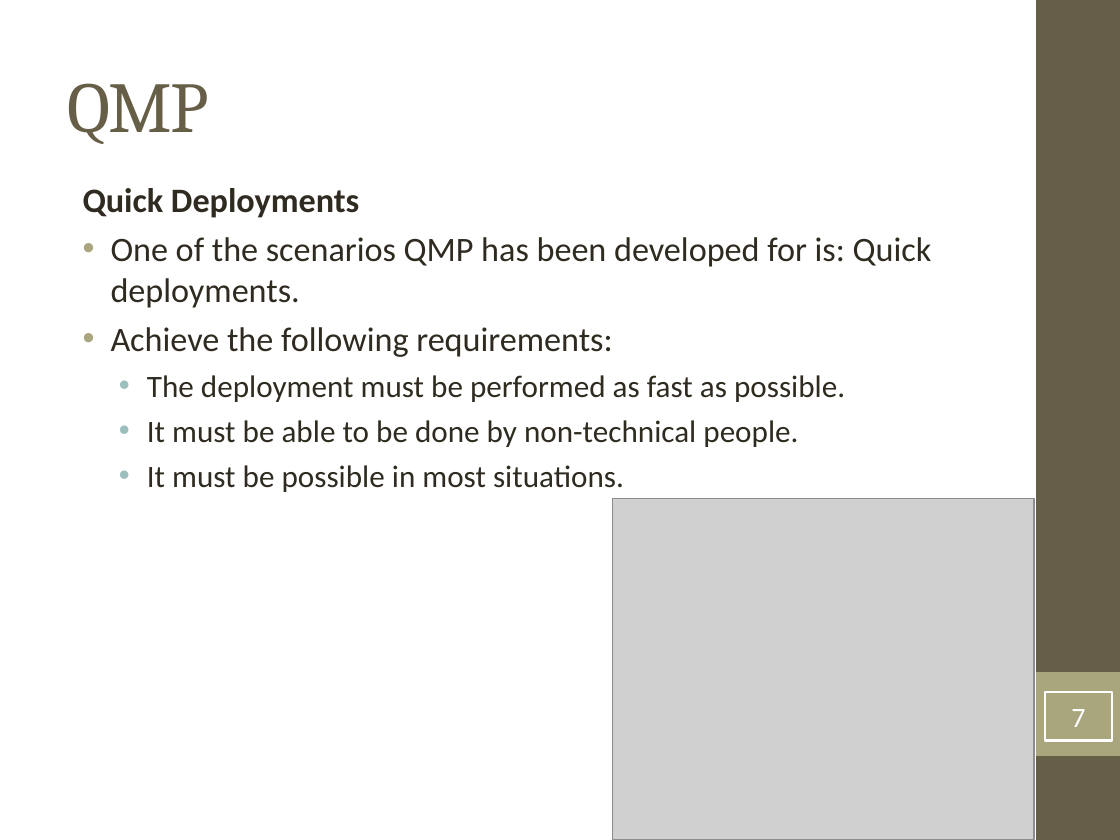
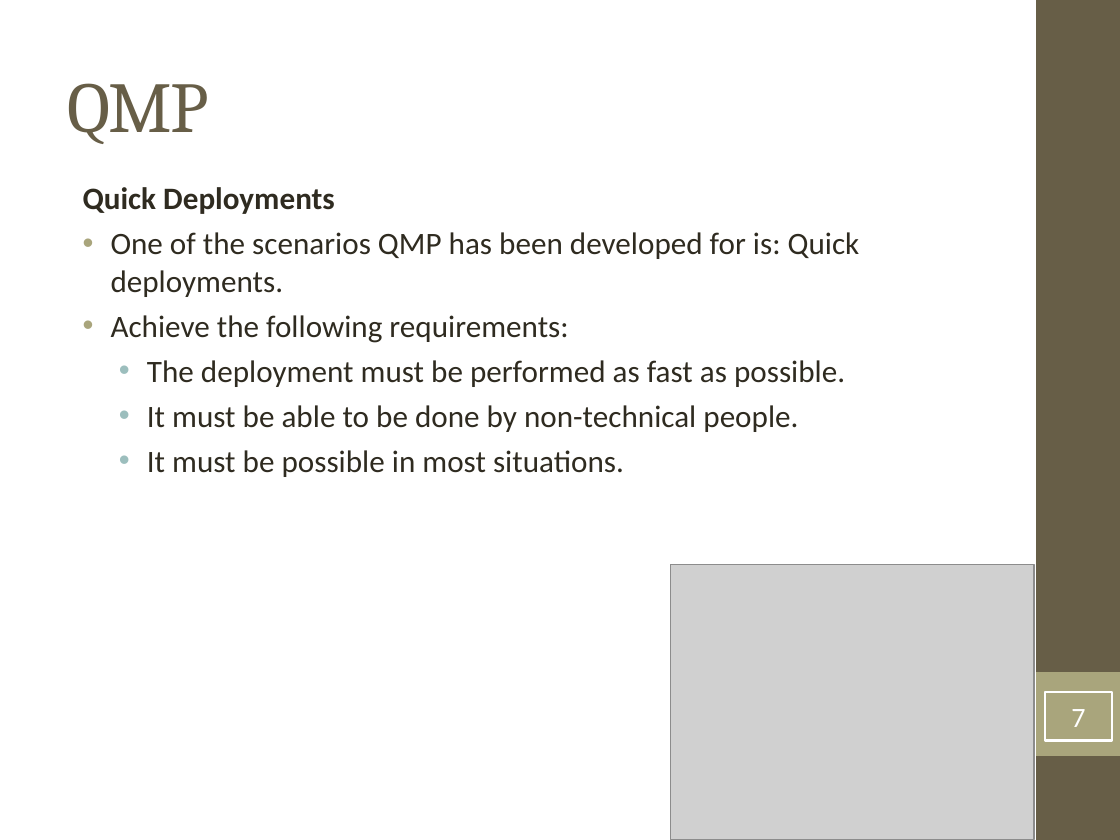
Before and after one commit to ferry91/MobileNode-TFG, a slide deck: slide 7 of Presentation-demo/MN_QMP_Demo.odp. Drawn at 1120x840 pixels with LibreOffice and Linux fonts; fonts in the diff are those of the drawing; grey boxes stand for pictures. Boxes give left, top, right and bottom in pixels: in the first picture for what was removed or moved away, otherwise in the second. Text is boxed around its words. In the diff, an @@ line names an element or a change of style, - is before the commit and + after.

```diff
--- a/Presentation-demo/MN_QMP_Demo.odp
+++ b/Presentation-demo/MN_QMP_Demo.odp
@@ text at (x1=83, y1=187, x2=860, y2=343): size 22 to 20 pt in "Quick Deployments", "One of the scenarios QMP has been ...", "Achieve the following requirements:" @@
@@ picture resized from (x1=613, y1=498, x2=1034, y2=840) to (x1=670, y1=564, x2=1034, y2=840) @@
```
Also in this commit, not shown: 5 other slides changed.
